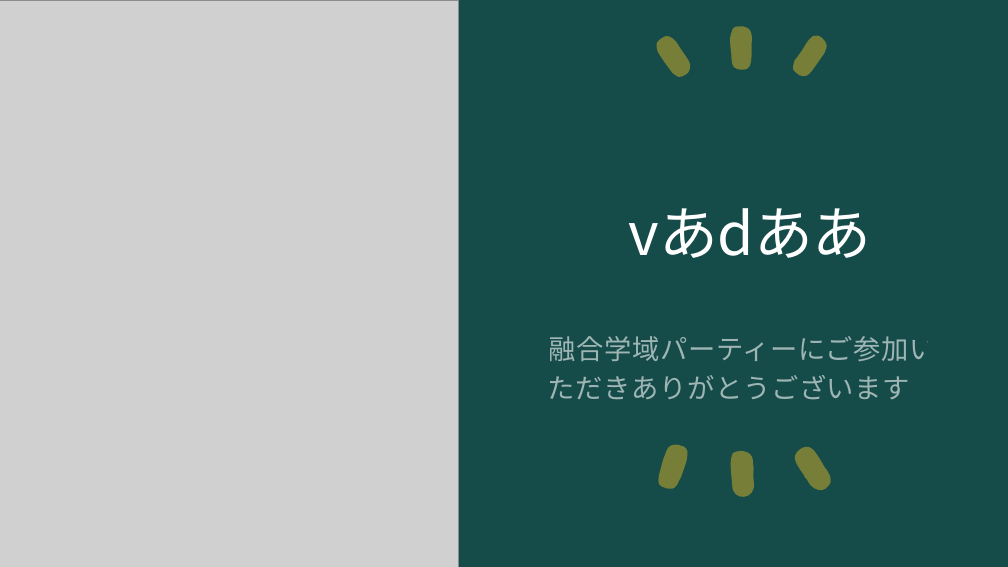
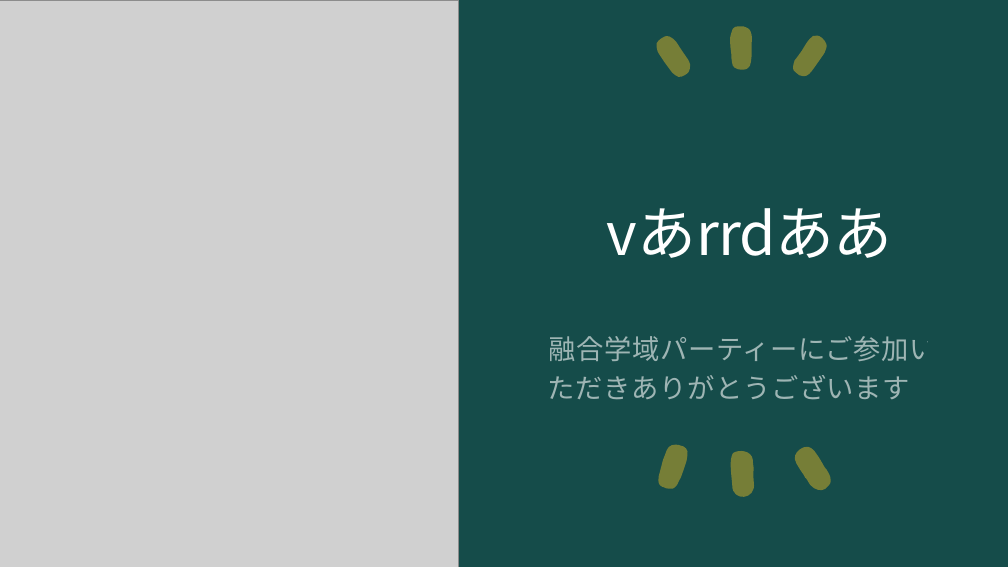
Before and after one commit to ogawa3427/utils, a slide deck: slide 1 of 2024quiz/quiz.pptx. Drawn at 1008x567 pixels with LibreOffice and Linux fonts; fonts in the diff are those of the drawing; grey boxes stand for pictures. Boxes give left, top, right and bottom in pixels: in the first picture for what was removed or moved away, otherwise in the second. Text is boxed around its words. In the diff, an @@ line names an element or a change of style, - is before the commit and + after.

Commit message:
rr

```diff
--- a/2024quiz/quiz.pptx
+++ b/2024quiz/quiz.pptx
@@ title at bbox=[607, 208, 893, 258]: text changed @@
-vあdああ
+vあrrdああ
```
